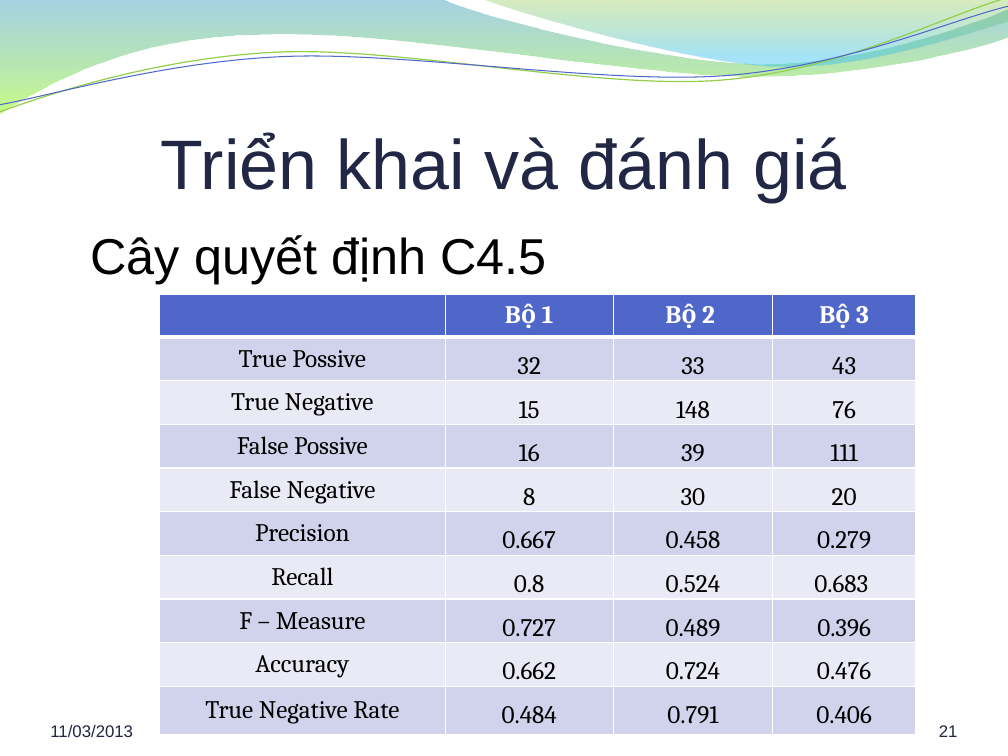
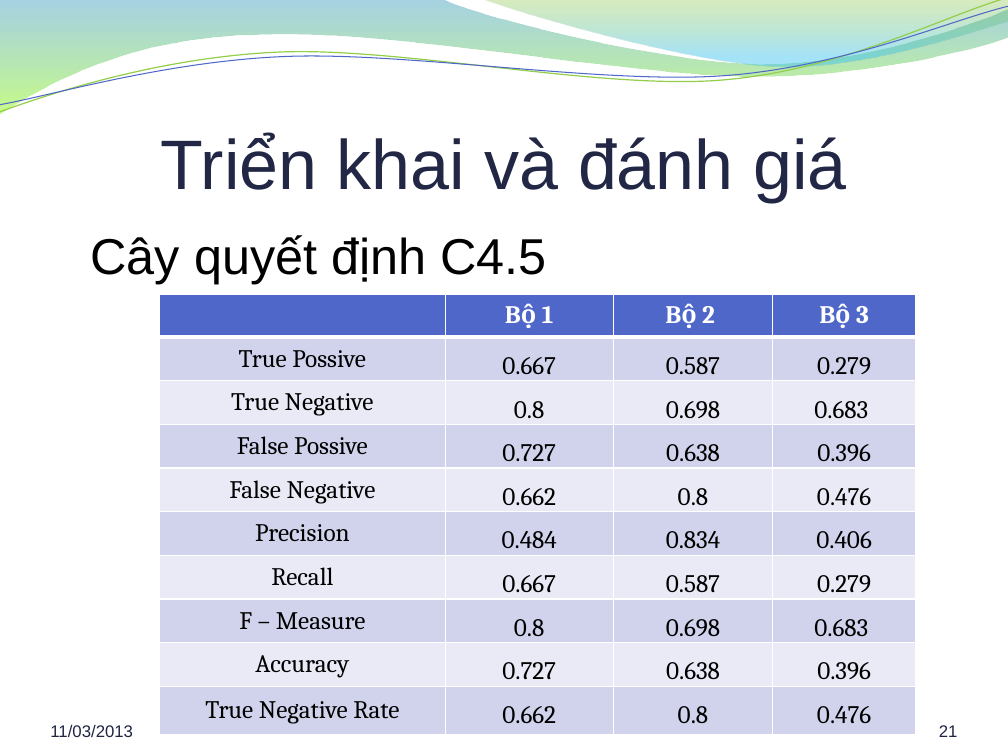
Before and after one commit to hung94it/benhvien, a slide deck: slide 21 of Diabetes/Documents/Report/Bao cao khoa luan.pptx. Drawn at 1008x756 pixels with LibreOffice and Linux fonts; fonts in the diff are those of the drawing; background and template pictures are left out. Boxes give left, top, right and bottom in pixels: in the first picture for what was removed or moved away, otherwise in the second. Text is boxed around its words. In the diff, an @@ line names an element or a change of style, - is before the commit and + after.

```diff
--- a/Diabetes/Documents/Report/Bao cao khoa luan.pptx
+++ b/Diabetes/Documents/Report/Bao cao khoa luan.pptx
@@ table at (159, 294, 915, 731) @@
-row 2: True Possive | 32 | 33 | 43
+row 2: True Possive | 0.667 | 0.587 | 0.279
-row 3: True Negative | 15 | 148 | 76
+row 3: True Negative | 0.8 | 0.698 | 0.683
-row 4: False Possive | 16 | 39 | 111
+row 4: False Possive | 0.727 | 0.638 | 0.396
-row 5: False Negative | 8 | 30 | 20
+row 5: False Negative | 0.662 | 0.8 | 0.476
-row 6: Precision | 0.667 | 0.458 | 0.279
+row 6: Precision | 0.484 | 0.834 | 0.406
-row 7: Recall | 0.8 | 0.524 | 0.683
+row 7: Recall | 0.667 | 0.587 | 0.279
-row 8: F – Measure | 0.727 | 0.489 | 0.396
+row 8: F – Measure | 0.8 | 0.698 | 0.683
-row 9: Accuracy | 0.662 | 0.724 | 0.476
+row 9: Accuracy | 0.727 | 0.638 | 0.396
-row 10: True Negative Rate | 0.484 | 0.791 | 0.406
+row 10: True Negative Rate | 0.662 | 0.8 | 0.476
```
Also in this commit, not shown: 3 other slides changed, 3 other files.
